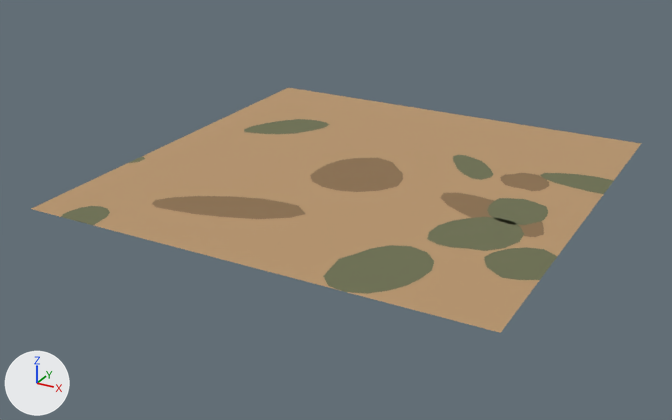
Before and after pictures for a commit that changed the glTF model public/assets/layouts/D-CROSSING.chunks/crossing-4-4.glb.
Both versions are drawn from a 50 mm lens placed at (138.0, -222.2, 75.8), pointed at (46.4, -55.7, -7.5). The axes (+X, +Y, +Z) are drawn at lower left. The lights are the same throughout. The older version comes first.

In view in the first picture: 'crossing-4-4'.
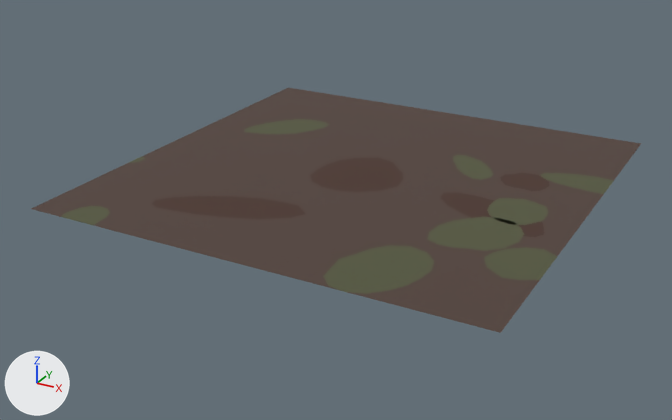
The edits, one by one:
Material 'pal_oliveSeam' (mat_pal_oliveseam) is new.
Its base color is (0.0865, 0.0931, 0.0452) (dark yellow #53563c).
Its roughness is 0.85.
Material 'pal_leatherEdge' (mat_pal_leatheredge) is new.
Its base color is (0.0823, 0.0513, 0.0409) (brown #514039).
Its roughness is 0.85.
Material 'pal_leather' (mat_pal_leather) is new.
Its base color is (0.0666, 0.0307, 0.0212) (brown #493128).
Its roughness is 0.85.
me_dry_ground_213 has 430 vertices, 182 faces and spans x 0.0..100.0, y -100.0..0.0, z 0.0.
me_dry_ground_213 is used by ob_crossing_4_4; location (0.0, 0.0, 0.0).
me_dry_ground_213 part 1: all 2 faces that had it switch from mat_pal_khaki (brown #b9966d) to mat_pal_leatheredge (brown #514039).
me_dry_ground_213 part 2: all 56 faces that had it switch from mat_pal_khakiseam (brown #8c704e) to mat_pal_leather (brown #493128).
me_dry_ground_213 part 3: all 124 faces that had it switch from mat_pal_olive (dark yellow #6d7050) to mat_pal_oliveseam (dark yellow #53563c).

Boxes [x1, y1, x2, y2] around the edits, measured in the pictures (672 x 420 px):
part 1 of me_dry_ground_213, recoloured (darker): [31, 88, 641, 333] in both
part 2 of me_dry_ground_213, recoloured (darker): [152, 158, 550, 237] in both
part 3 of me_dry_ground_213, recoloured: [61, 119, 613, 294] in both
